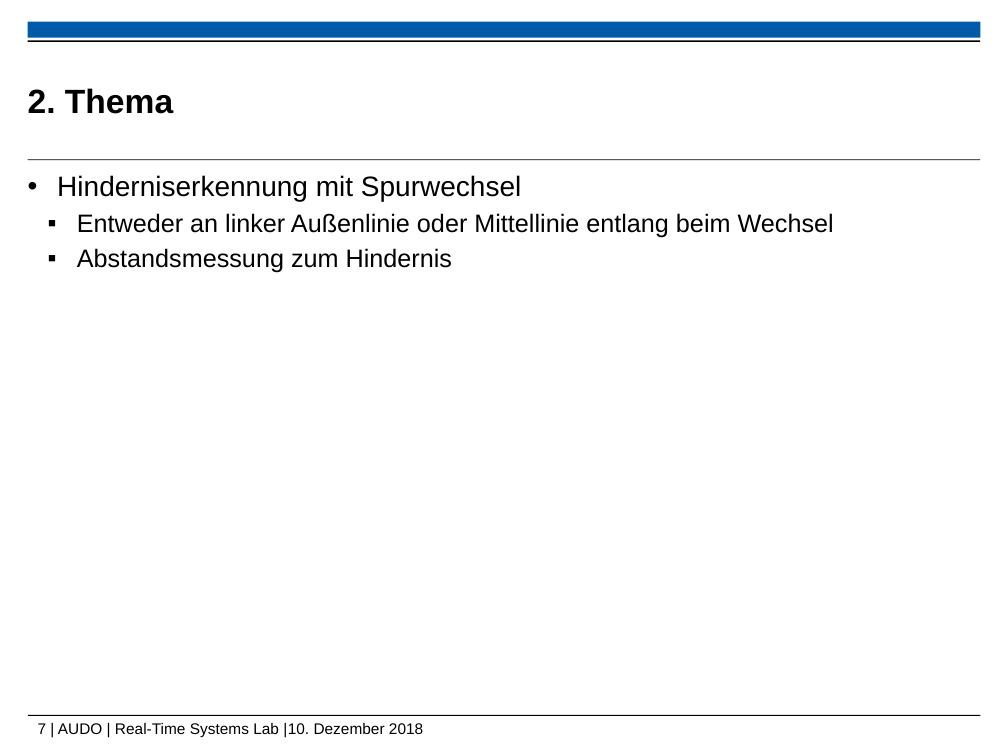
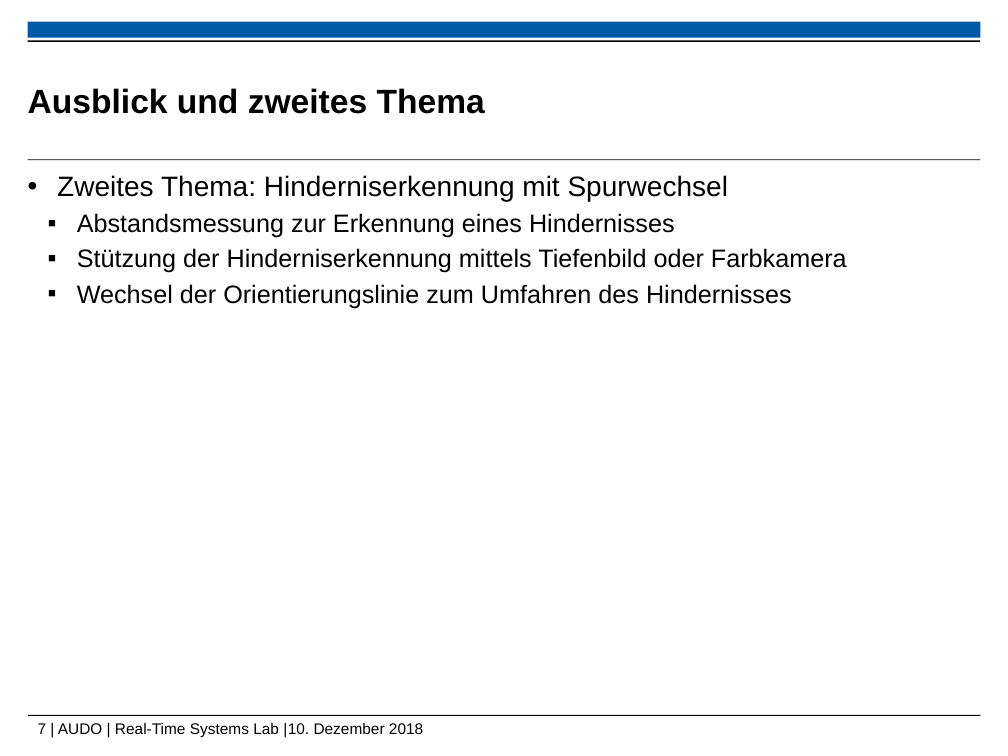
Before and after one commit to ramona3300/AUDO, a slide deck: slide 7 of Dokumente/Präsentationen/Zwischenpräsentation.pptx. Drawn at 1008x756 pixels with LibreOffice and Linux fonts; fonts in the diff are those of the drawing; background and template pictures are left out. Boxes give left, top, right and bottom in pixels: in the first picture for what was removed or moved away, otherwise in the second. Text is boxed around its words. In the diff, an @@ line names an element or a change of style, - is before the commit and + after.

```diff
--- a/Dokumente/Präsentationen/Zwischenpräsentation.pptx
+++ b/Dokumente/Präsentationen/Zwischenpräsentation.pptx
@@ title at [28, 88, 485, 114]: text changed @@
-2. Thema
+Ausblick und zweites Thema
@@ text at [57, 175, 847, 308]: text changed @@
-• Hinderniserkennung mit Spurwechsel
-  ▪ Entweder an linker Außenlinie oder Mittellinie entlang beim Wechsel
-  ▪ Abstandsmessung zum Hindernis
+• Zweites Thema: Hinderniserkennung mit Spurwechsel
+  ▪ Abstandsmessung zur Erkennung eines Hindernisses
+  ▪ Stützung der Hinderniserkennung mittels Tiefenbild oder Farbkamera
+  ▪ Wechsel der Orientierungslinie zum Umfahren des Hindernisses
```
Also in this commit, not shown: 4 other slides changed, 1 slide added, 1 slide removed.
